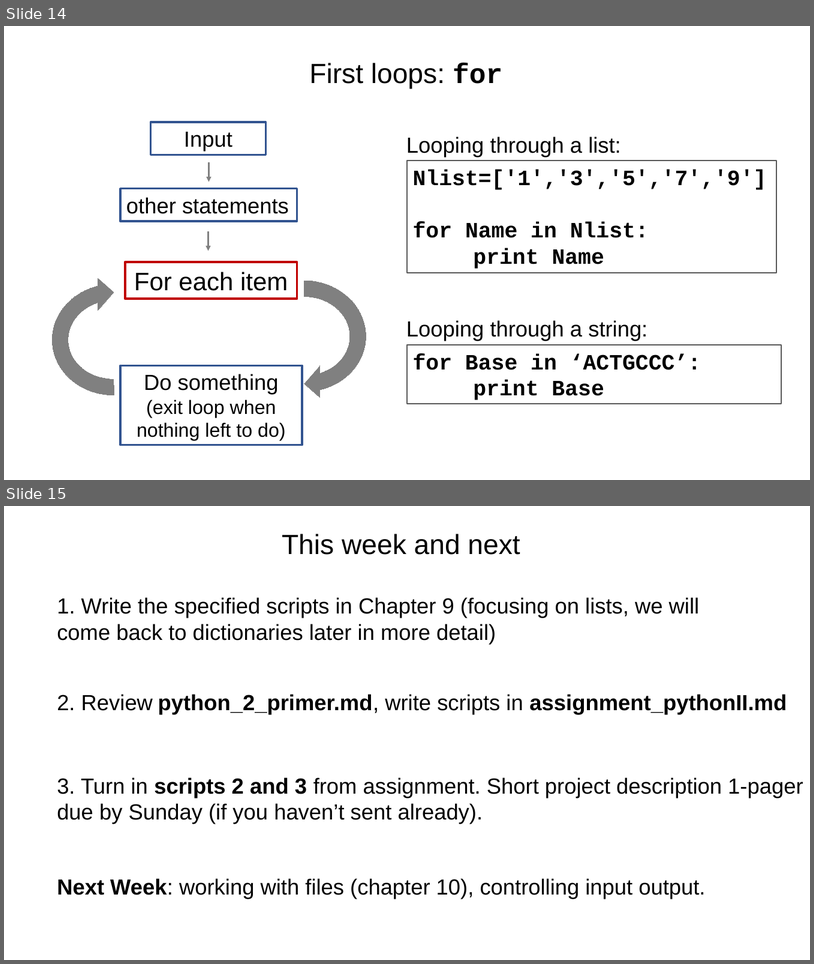
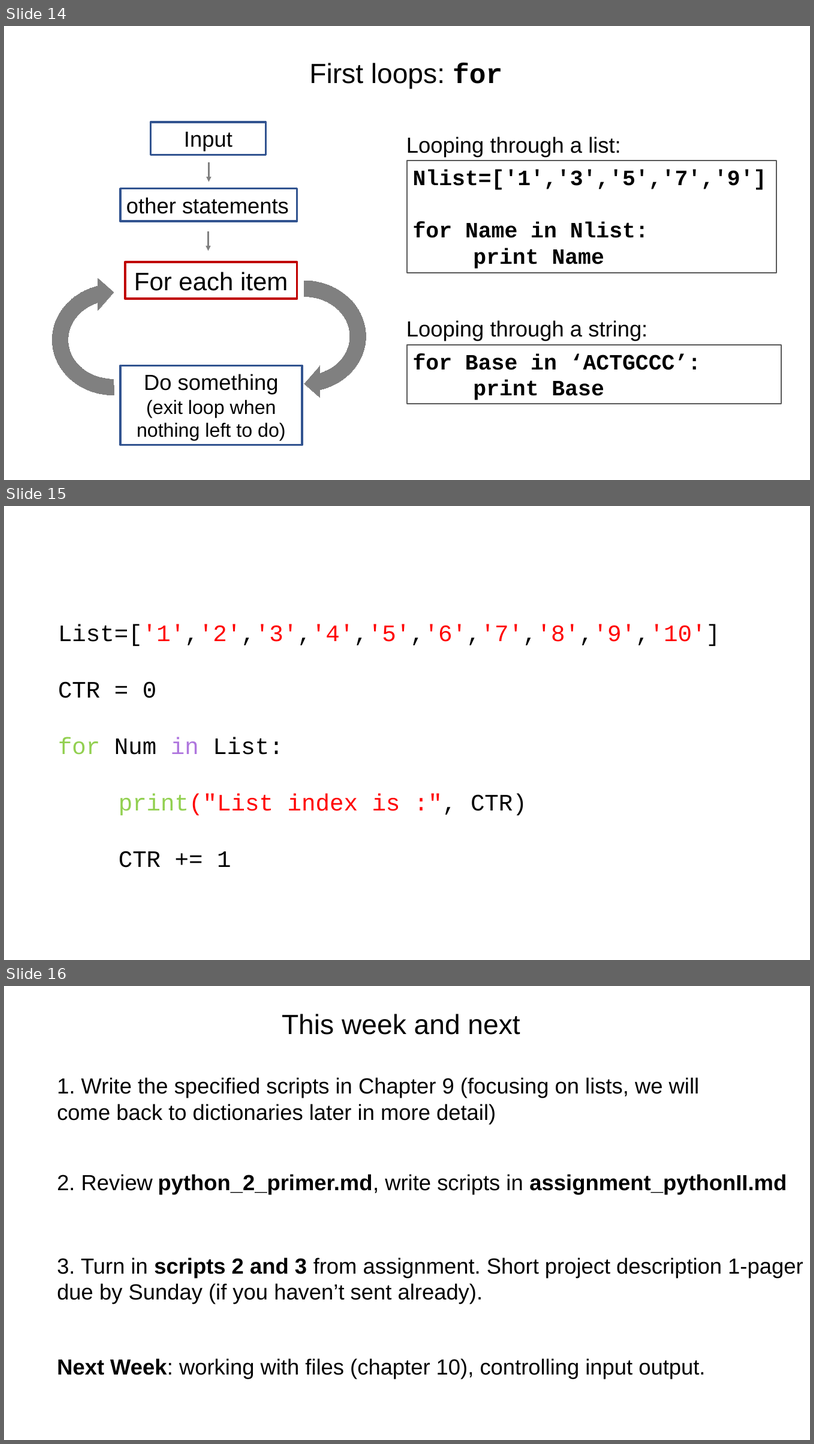
Before and after one commit to tparchman/F21_BIOL792, a slide deck: week7_pythonII/week7_python_chap9.pptx. Shown one above the other, each under a label of ours: slides 14 and 15 before the commit, slides 14, 15 and 16 after it. The pictures are 814x964 and 814x1444 pixels, drawn with LibreOffice and Linux fonts; fonts in the diff are those of the drawing. Boxes give left, top, right and bottom in pixels: in the first picture for what was removed or moved away, otherwise in the second. Text is boxed around its words. In the diff, an @@ line names an element or a change of style, - is before the commit and + after.

```diff
--- a/week7_pythonII/week7_python_chap9.pptx
+++ b/week7_pythonII/week7_python_chap9.pptx
@@ slide 15 added at [4, 506, 810, 960], background #FFFFFF @@
@@ text added at [58, 624, 720, 867], 28 pt, text #FF0000 @@
+List=['1','2','3','4','5','6','7','8','9','10']
+CTR = 0
+for Num in List:
+print("List index is :", CTR)
+CTR += 1
@@ what was slide 15 is now slide 16 @@
```
Also in this commit, not shown: 4 slides changed, 1 other slide added, 11 other files.
